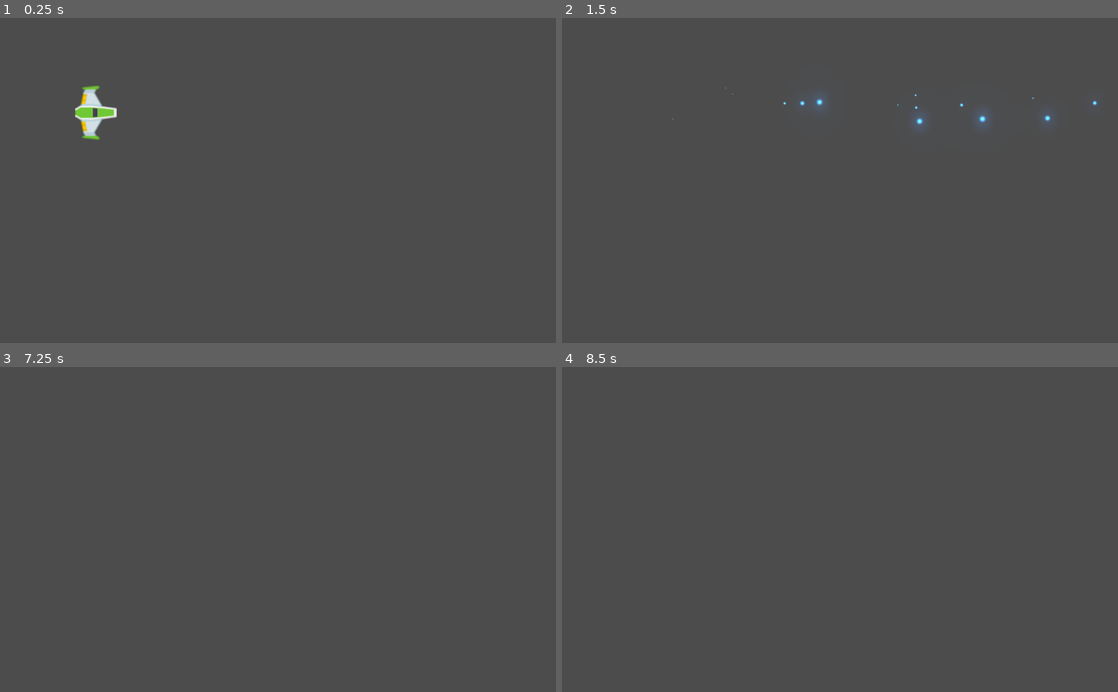
Above: before the commit, frames 1-4 (two rows, left to right).
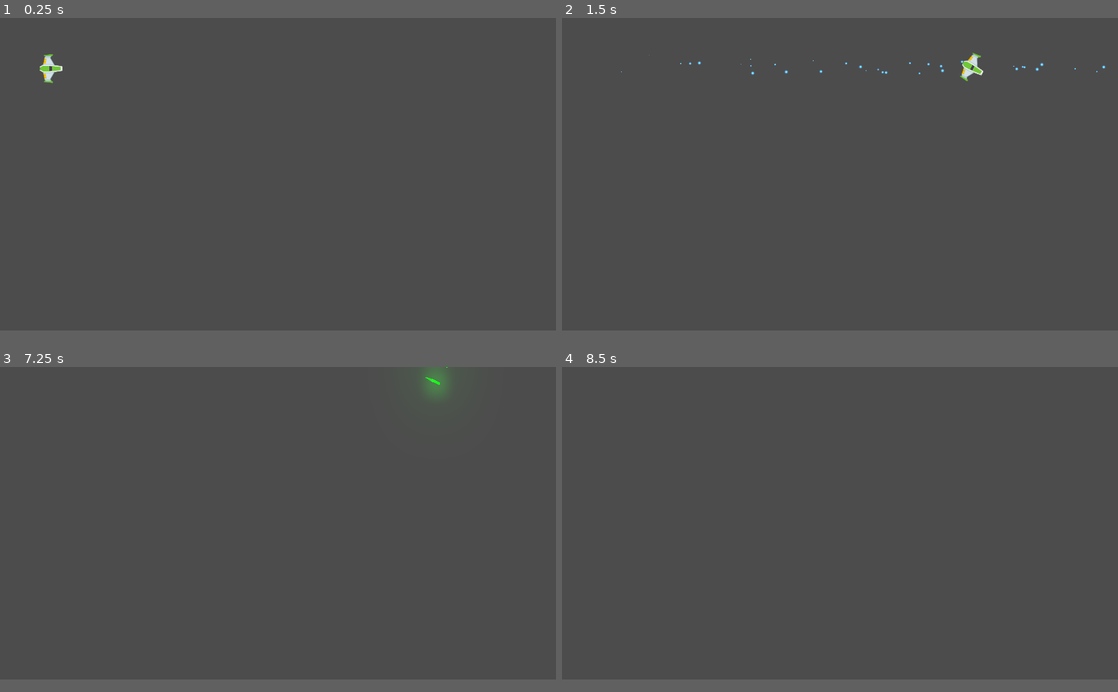
Above: after the commit, the same moments.

Repository: Nahuel1025/Odisea_Mete-rica
Game: Godot game, scene res://Juego/Niveles/NivelTest.tscn
Two runs of this game, one before a commit and one after it. Both use one fixed random seed, a clock stepped at 60 frames per second and the inputs below.
Inputs:
- Up to frame 1 (0.25 s): no input
- Up to frame 2 (1.5 s): tap Enter at 0.5 s; hold Up (mover_adelante) 0.53-1.28 s; hold L (Laser) 0.53-1.28 s; hold Down (mover_atras) from 1.28 s (still down); tap Right (Rotar_Horario) at 1.35 s
- Up to frame 3 (7.25 s): release Down (mover_atras) at 2.03 s; hold Left (Rotar_antihorario) 2.03-2.78 s; hold Up (mover_adelante) 2.03-3.53 s; tap Space (disparo_principal) at 2.75, 2.85, 4.25, 5.75, 5.85 s; tap Enter at 3.5, 5 s; hold L (Laser) 3.53-4.28 s; hold Down (mover_atras) 3.53-5.78 s; tap Right (Rotar_Horario) at 4.35 s; hold Left (Rotar_antihorario) 5.03-5.78 s; hold Up (mover_adelante) from 5.78 s (still down); hold L (Laser) from 6.53 s (still down)
- Up to frame 4 (8.5 s): release L (Laser) at 7.28 s; tap Right (Rotar_Horario) at 7.35 s; release Up (mover_adelante) at 8.03 s; hold Down (mover_atras) from 8.03 s (still down); hold Left (Rotar_antihorario) from 8.03 s (still down)
In our replay, the window is 800x468 before the commit and 800x450 after it. These sizes can differ from the game's own. Grey fills any space a smaller window leaves; there, only what the larger window draws over its background counts as a difference.

The runs differ from the first frame. In frame 1, 0.8% of the frame differs, in the area x 7-21%, y 11-38%; in frame 2, 0.6%; in frame 3, 0.4%; in frame 4, only the window size differs.

Commit message:
Disparos

Diff:
--- a/Juego/Naves/NaveCapricornio/NaveCapricornio.tscn
+++ b/Juego/Naves/NaveCapricornio/NaveCapricornio.tscn
@@ -12,6 +12,7 @@
 radius = 35.6931
 
 [node name="NaveCapricornio" type="RigidBody2D"]
+collision_mask = 11
 mass = 0.14
 physics_material_override = SubResource( 2 )
 gravity_scale = 0.0
@@ -26,6 +27,7 @@
 position = Vector2( 0.75, -1.25 )
 rotation = 1.5708
 scale = Vector2( 1.01515, 1.03333 )
+z_index = 50
 texture = ExtResource( 1 )
 
 [node name="CollisionShape2D" type="CollisionShape2D" parent="."]
--- a/Juego/Proyectiles/LaserBeeam/LaserBeam2D.tscn
+++ b/Juego/Proyectiles/LaserBeeam/LaserBeam2D.tscn
@@ -61,6 +61,7 @@
 color_ramp = SubResource( 2 )
 
 [node name="LaserBeam2D" type="RayCast2D"]
+z_index = 41
 enabled = true
 cast_to = Vector2( 0, 0 )
 script = ExtResource( 1 )
--- /dev/null
+++ b/Juego/Proyectiles/ProyectilEnemigo.tscn
@@ -0,0 +1,24 @@
+[gd_scene load_steps=3 format=2]
+
+[ext_resource path="res://Juego/Proyectiles/Proyectil_Principal.tscn" type="PackedScene" id=1]
+[ext_resource path="res://Juego/Proyectiles/Proyectil_Enemigo.png" type="Texture" id=2]
+
+[node name="ProyectilEnemigo" instance=ExtResource( 1 )]
+modulate = Color( 1, 0.152941, 0.00784314, 1 )
+rotation = 0.0
+z_index = 39
+collision_layer = 16
+collision_mask = 5
+
+[node name="Sprite" parent="." index="0"]
+modulate = Color( 1.3, 0.25, 0.21, 1 )
+self_modulate = Color( 0.984314, 0.0431373, 0.0431373, 1 )
+texture = ExtResource( 2 )
+
+[node name="CollisionShape2D" parent="." index="1"]
+visible = false
+
+[node name="VisibilityNotifier2D" parent="." index="2"]
+visible = false
+position = Vector2( 11, 5 )
+scale = Vector2( 1, 0.639612 )
--- /dev/null
+++ b/Juego/Proyectiles/ProyectilPlayer.tscn
@@ -0,0 +1,29 @@
+[gd_scene load_steps=2 format=2]
+
+[ext_resource path="res://Juego/Proyectiles/Proyectil_Principal.tscn" type="PackedScene" id=1]
+
+[node name="ProyectilPlayer" instance=ExtResource( 1 )]
+z_index = 40
+collision_layer = 8
+collision_mask = 6
+
+[node name="Sprite" parent="." index="0"]
+position = Vector2( -0.999832, 3.8147e-06 )
+rotation = 0.0
+__meta__ = {
+"_edit_group_": true
+}
+
+[node name="CollisionShape2D" parent="." index="1"]
+position = Vector2( -0.999836, 3.8147e-06 )
+rotation = 0.0
+__meta__ = {
+"_edit_group_": true
+}
+
+[node name="VisibilityNotifier2D" parent="." index="2"]
+position = Vector2( 4.0001, -17 )
+rotation = 0.0
+__meta__ = {
+"_edit_group_": true
+}
--- a/Juego/Proyectiles/Proyectil_Principal.tscn
+++ b/Juego/Proyectiles/Proyectil_Principal.tscn
@@ -18,10 +18,12 @@
 texture = ExtResource( 1 )
 
 [node name="CollisionShape2D" type="CollisionShape2D" parent="."]
+rotation = 1.5708
 shape = SubResource( 1 )
 
 [node name="VisibilityNotifier2D" type="VisibilityNotifier2D" parent="."]
-position = Vector2( 5.33333, -17.3333 )
+position = Vector2( 17, 4.99994 )
+rotation = 1.5708
 rect = Rect2( -10, -10, 10, 55 )
 script = ExtResource( 2 )
 
--- a/project.godot
+++ b/project.godot
@@ -46,11 +46,22 @@
 
 config/name="Odisea Meteórica"
 run/main_scene="res://Juego/Niveles/NivelTest.tscn"
-config/icon="res://icon.png"
+config/icon="res://icono_Odisea_Meteorica.png"
 
 [autoload]
 
 Eventos="*res://Juego/Autoloads/Eventos.gd"
+
+[display]
+
+window/size/width=1920
+window/size/height=1080
+window/size/resizable=false
+window/size/always_on_top=true
+window/size/test_width=1280
+window/size/test_height=720
+window/stretch/mode="2d"
+window/stretch/aspect="keep"
 
 [gui]
 
@@ -93,6 +104,19 @@
  ]
 }
 
+[layer_names]
+
+2d_render/layer_1="Player"
+2d_render/layer_2="Enemigo"
+2d_render/layer_3="Meteorito"
+2d_render/layer_4="Proyectil_Player"
+2d_render/layer_5="Proyectil_Enemigo"
+2d_physics/layer_1="Player"
+2d_physics/layer_2="Enemigo"
+2d_physics/layer_3="meteorito"
+2d_physics/layer_4="Proyectil_Player"
+2d_physics/layer_5="Proyectil_Enemigo"
+
 [physics]
 
 common/enable_pause_aware_picking=true
Binary file added: Juego/Proyectiles/Proyectil_Enemigo.png
Not shown, added: Juego/Proyectiles/Proyectil_Enemigo.png.import
Binary file added: icono_Odisea_Meteorica.png
Not shown, added: icono_Odisea_Meteorica.png.import
